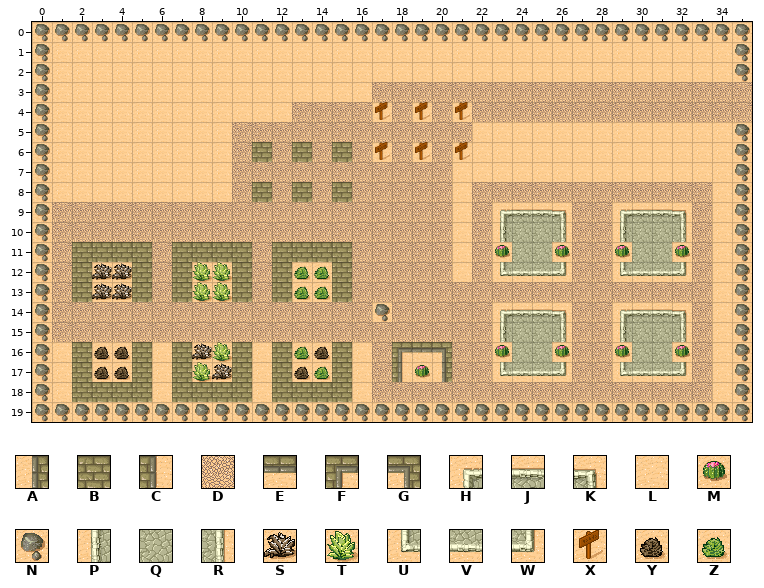
An edit to a level. Tiled map, res/map.tmx. This is how it looked before the edit.
Cells are 32x32 px. Shown: x 0..35, y 0..19.
Key: from "map": A 8, B 9, C 10, D 14, E 17, F 19, G 20, H 24, J 25, K 26, L 29, M 30, N 31, P 32, Q 33, R 34, S 38, T 39, U 40, V 41, W 42, X 45, Y 46, Z 47.
_ is an empty cell.
Layer "background" before, first column x 0:
 0 NNNNNNNNNNNNNNNNNNNNNNNNNNNNNNNNNNNN
 1 NLLLLLLLLLLLLLLLLLLLLLLLLLLLLLLLLLLN
 2 NLLLLLLLLLLLLLLLLLLLLLLLLLLLLLLLLLLN
 3 NLLLLLLLLLLLLLLLLDDDDDDDDDDDDDDDDDDD
 4 NLLLLLLLLLLLLDDDDXDXDXDDDDDDDDDDDDDD
 5 NLLLLLLLLLDDDDDDDDDDDDLLLLLLLLLLLLLN
 6 NLLLLLLLLLDBDBDBDXDXDXLLLLLLLLLLLLLN
 7 NLLLLLLLLLDDDDDDDDDDDLLLLLLLLLLLLLLN
 8 NLLLLLLLLLDBDBDBDDDDDLDDDDDDDDDDDDLN
 9 NDDDDDDDDDDDDDDDDDDDDLDHJJKDDHJJKDLN
10 NDDDDDDDDDDDDDDDDDDDDLDPQQRDDPQQRDLN
11 NDBBBBDBBBBDBBBBDDDDDLDMQQMDDMQQMDLN
12 NDBSSBDBTTBDBZZBDDDDDLDUVVWDDUVVWDLN
13 NDBSSBDBTTBDBZZBDDDDDDDDDDDDDDDDDDLN
14 NDDDDDDDDDDDDDDDDNDDDDDHJJKDDHJJKDLN
15 NDDDDDDDDDDDDDDDDDDDDDDPQQRDDPQQRDLN
16 NLBYYBLBSTBLBZYBLDFEGDDMQQMDDMQQMDLN
17 NLBYYBLBTSBLBYZBLDCMADDUVVWDDUVVWDLN
18 NLBBBBLBBBBLBBBBLDDDDDDDDDDDDDDDDDLN
19 NNNNNNNNNNNNNNNNNNNNNNNNNNNNNNNNNNNN
And afterwards:
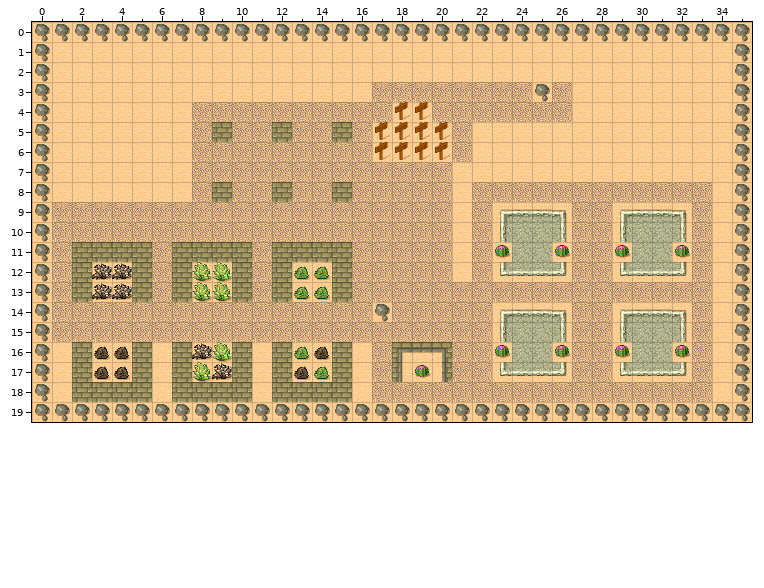
From old to new:
Changed rows in their new state; . is an unchanged cell.
Layer "background":
first column x 8:
 3 .................N.LLLLLLLLN
 4 DDDDD....DX..D.....LLLLLLLLN
 5 DB..B..B.XXXX...............
 6 DD.D.D.D..X.XD..............
 7 DD..........................
 8 DB.DBD......................
Boxes around the changes in both pictures, in picture pixels (x1, y1, x2, y2):
changed: (532, 82, 552, 102)
changed: (572, 82, 752, 122)
changed: (192, 102, 312, 202)
changed: (372, 102, 472, 162)
changed: (332, 122, 352, 162)
